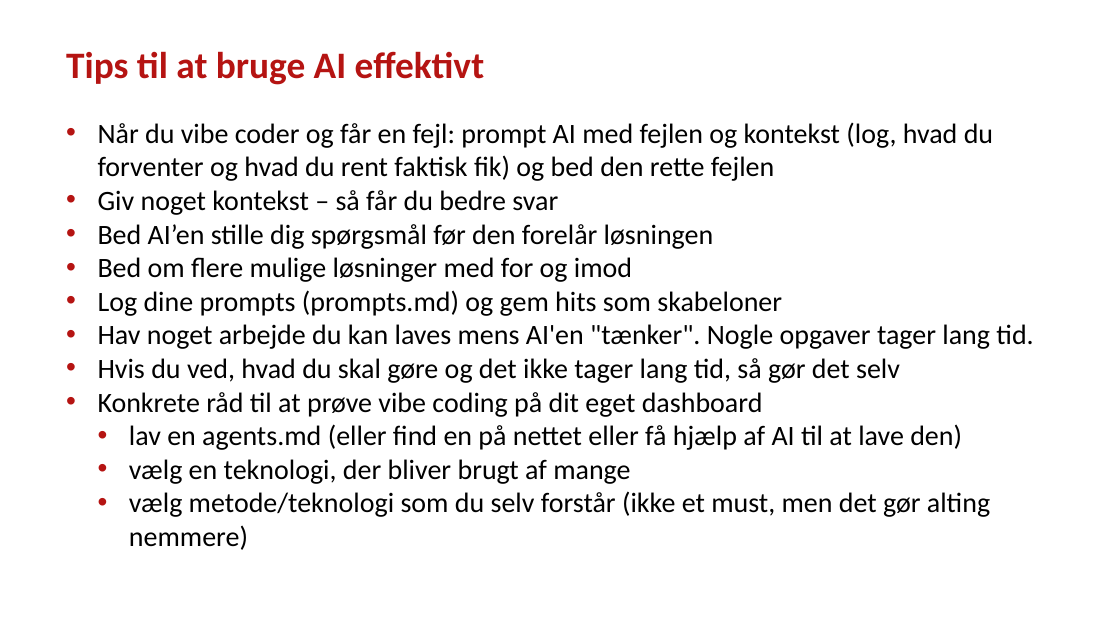
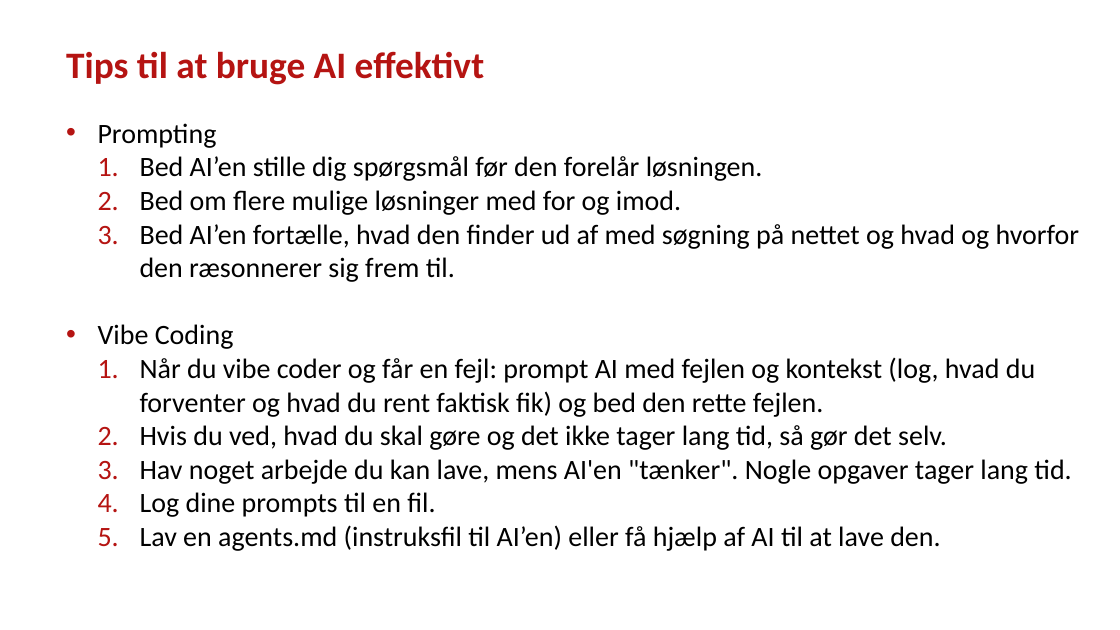
Before and after one commit to steenhulthin/vibe-coding-kortdage-2025, a slide deck: slide 21 of Vibe coding og AI-assisteret udvikling af geodata-dashboards - Steen Hulthin Rasmussen - SSI - 14.11.2025.pptx. Drawn at 1120x630 pixels with LibreOffice and Linux fonts; fonts in the diff are those of the drawing; background and template pictures are left out. Boxes give left, top, right and bottom in pixels: in the first picture for what was removed or moved away, otherwise in the second. Text is boxed around its words. In the diff, an @@ line names an element or a change of style, - is before the commit and + after.

```diff
--- a/Vibe coding og AI-assisteret udvikling af geodata-dashboards - Steen Hulthin Rasmussen - SSI - 14.11.2025.pptx
+++ b/Vibe coding og AI-assisteret udvikling af geodata-dashboards - Steen Hulthin Rasmussen - SSI - 14.11.2025.pptx
@@ text at (x1=98, y1=123, x2=1080, y2=551): text changed @@
-• Når du vibe coder og får en fejl: prompt AI med fejlen og kontekst (log, hvad du forventer og hvad du rent faktisk fik) og bed den rette fejlen
-• Giv noget kontekst – så får du bedre svar
-• Bed AI’en stille dig spørgsmål før den forelår løsningen
-• Bed om flere mulige løsninger med for og imod
-• Log dine prompts (prompts.md) og gem hits som skabeloner
-• Hav noget arbejde du kan laves mens AI'en "tænker". Nogle opgaver tager lang tid.
-• Hvis du ved, hvad du skal gøre og det ikke tager lang tid, så gør det selv
-• Konkrete råd til at prøve vibe coding på dit eget dashboard
-• lav en agents.md (eller find en på nettet eller få hjælp af AI til at lave den)
-  • vælg en teknologi, der bliver brugt af mange
-  • vælg metode/teknologi som du selv forstår (ikke et must, men det gør alting nemmere)
+• Prompting
+  1. Bed AI’en stille dig spørgsmål før den forelår løsningen.
+  2. Bed om flere mulige løsninger med for og imod.
+  3. Bed AI’en fortælle, hvad den finder ud af med søgning på nettet og hvad og hvorfor den ræsonnerer sig frem til.
+• Vibe Coding
+  1. Når du vibe coder og får en fejl: prompt AI med fejlen og kontekst (log, hvad du forventer og hvad du rent faktisk fik) og bed den rette fejlen.
+  2. Hvis du ved, hvad du skal gøre og det ikke tager lang tid, så gør det selv.
+  3. Hav noget arbejde du kan lave, mens AI'en "tænker". Nogle opgaver tager lang tid.
+  4. Log dine prompts til en fil.
+  5. Lav en agents.md (instruksfil til AI’en) eller få hjælp af AI til at lave den.
```
Also in this commit, not shown: 8 other slides changed.
